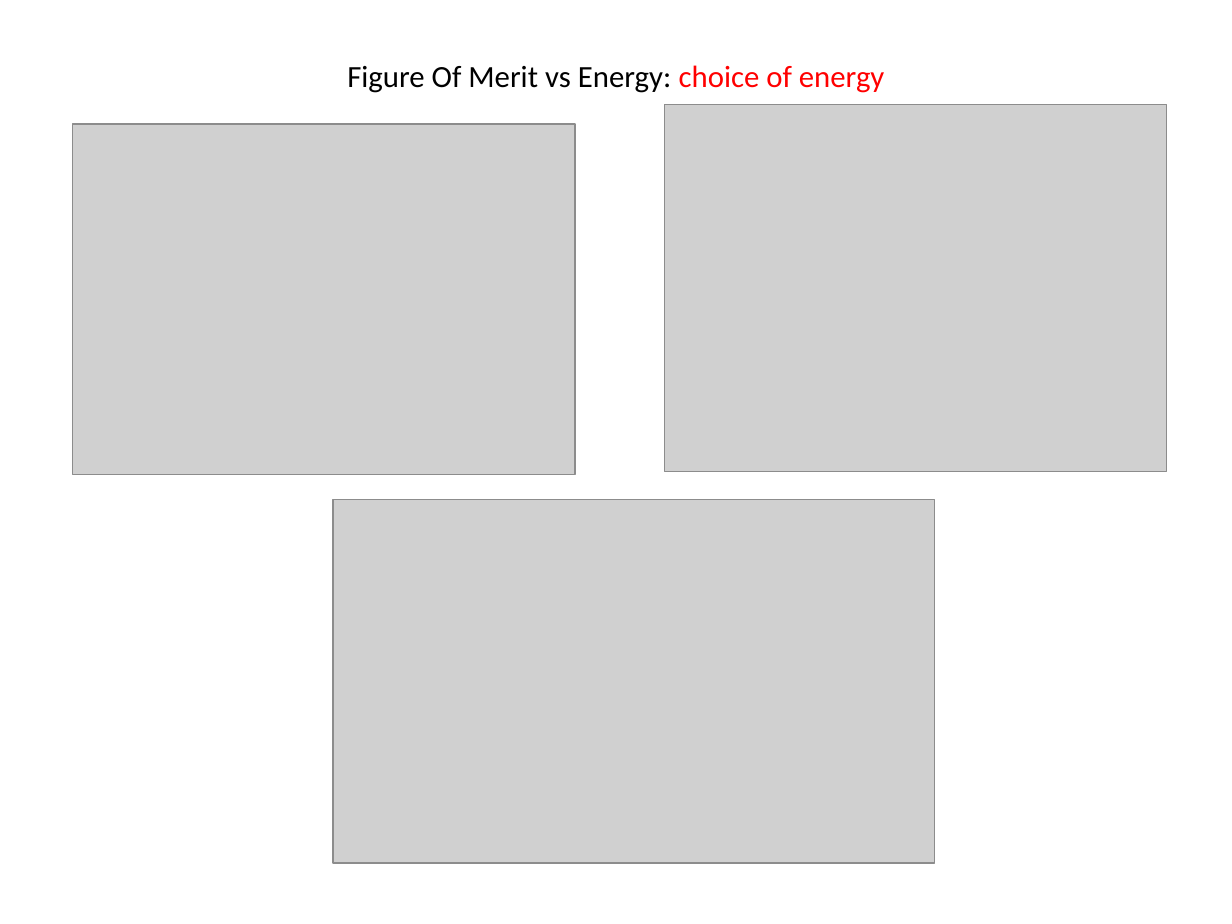
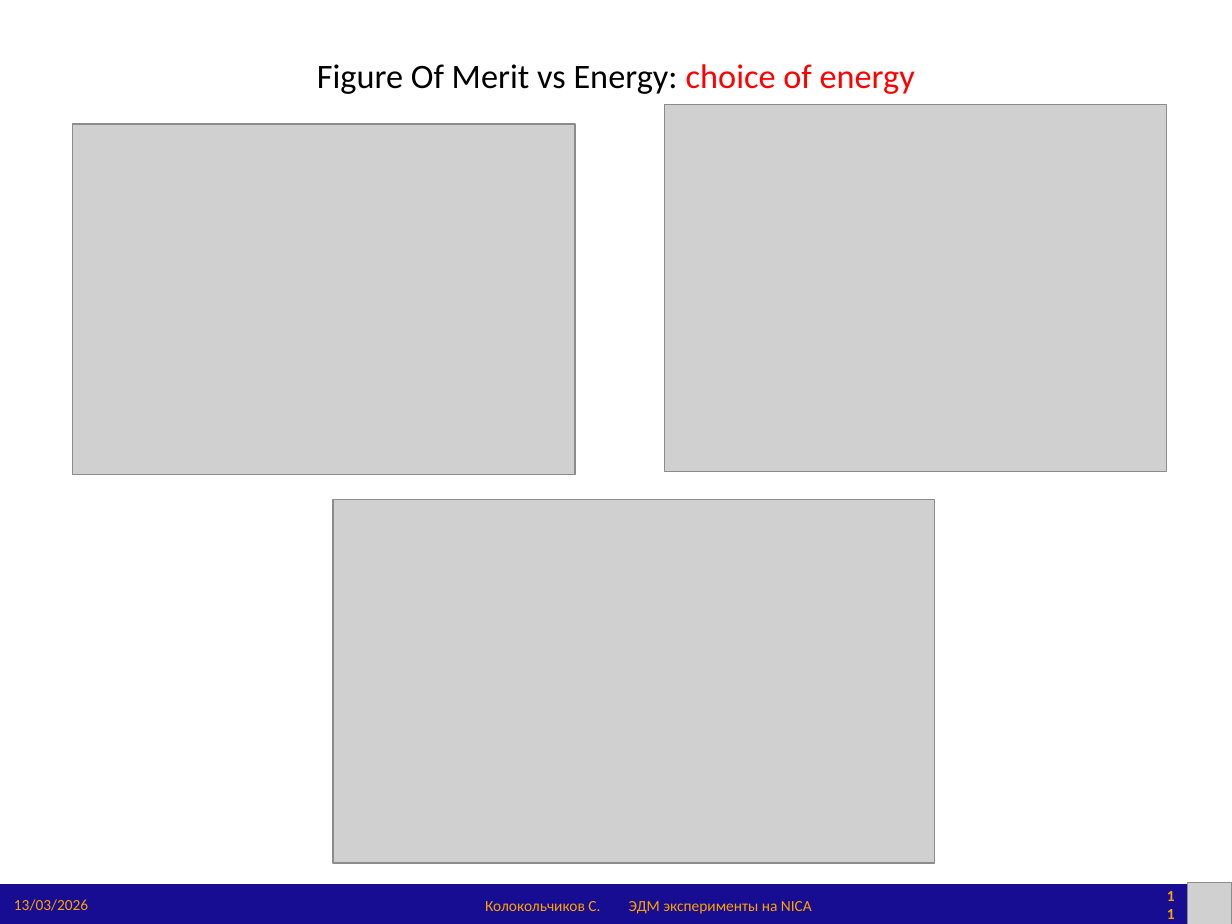
Before and after one commit to sergeybell/article, a slide deck: slide 11 of 2026/СЯФ'26/NSK'26_EDM_Kolokolchikov.pptx. Drawn at 1232x924 pixels with LibreOffice and Linux fonts; fonts in the diff are those of the drawing; grey boxes stand for pictures. Boxes give left, top, right and bottom in pixels: in the first picture for what was removed or moved away, otherwise in the second. Text is boxed around its words. In the diff, an @@ line names an element or a change of style, - is before the commit and + after.

```diff
--- a/2026/СЯФ'26/NSK'26_EDM_Kolokolchikov.pptx
+++ b/2026/СЯФ'26/NSK'26_EDM_Kolokolchikov.pptx
@@ title "Figure Of Merit vs Energy: ..." at bbox=[317, 64, 915, 94]: size 18 to 20 pt @@
@@ rectangle added at bbox=[0, 885, 1232, 924], fill #160D93 @@
@@ text added at bbox=[14, 899, 88, 911], 9 pt, text #FFA100 @@
+13/03/2026
@@ page number added at bbox=[1162, 888, 1179, 919], 9 pt, text #FFA100, bold @@
+11
@@ picture added at bbox=[1188, 882, 1232, 924] @@
@@ text added at bbox=[485, 901, 600, 911], 9 pt, text #FFA100 @@
+Колокольчиков С.
@@ text added at bbox=[629, 901, 812, 914], 9 pt, text #FFA100 @@
+ЭДМ эксперименты на NICA
```
Also in this commit, not shown: 25 other slides changed, 5 slides added, 4 slides removed, 7 other files.
